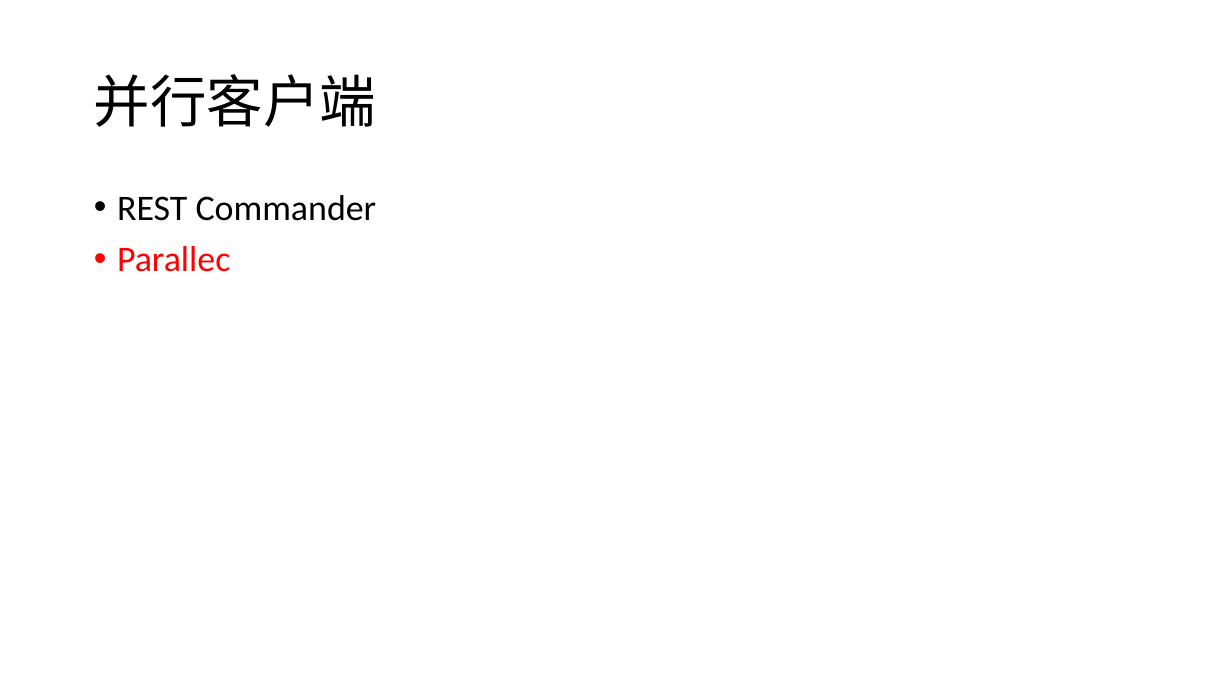
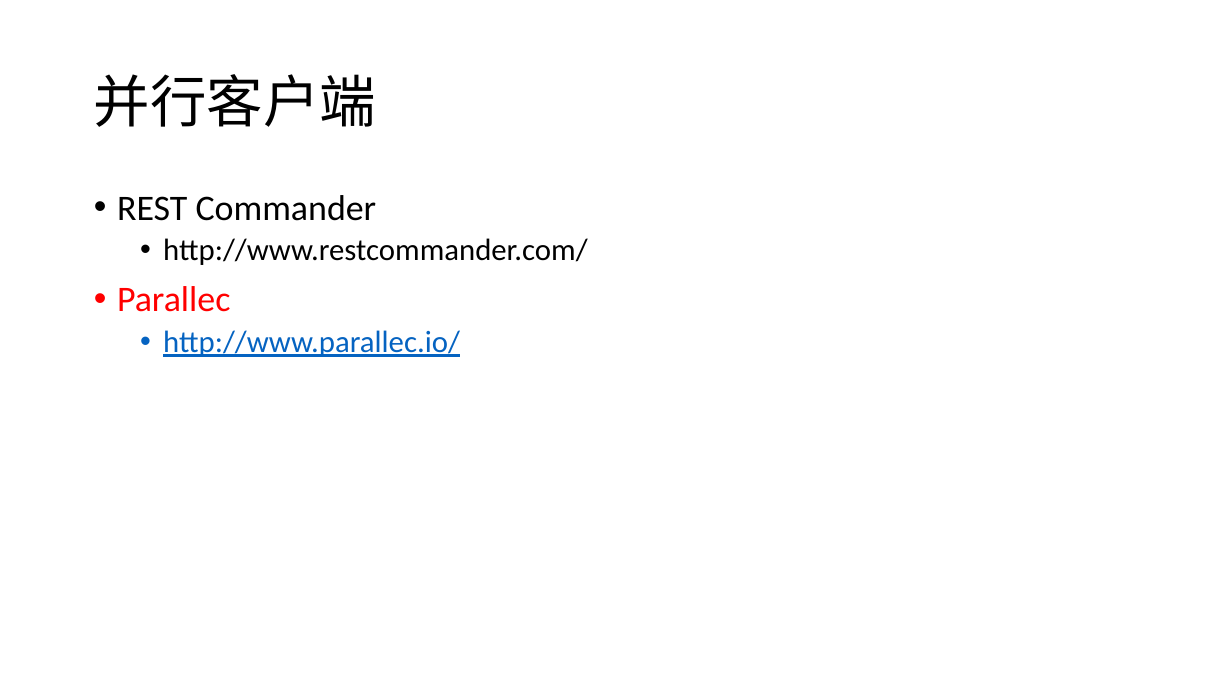
Before and after one commit to 1303575952/ExchangeAgg, a slide deck: slide 11 of doc/Coin.pptx (slide 2 before the commit). Drawn at 1232x693 pixels with LibreOffice and Linux fonts; fonts in the diff are those of the drawing. Boxes give left, top, right and bottom in pixels: in the first picture for what was removed or moved away, otherwise in the second. Text is boxed around its words. In the diff, an @@ line names an element or a change of style, - is before the commit and + after.

```diff
--- a/doc/Coin.pptx
+++ b/doc/Coin.pptx
@@ text at (163,238,587,265): paragraph added @@
+  • http://www.restcommander.com/
@@ text at (163,330,460,357): paragraph added @@
+  • http://www.parallec.io/
```
Also in this commit, not shown: 6 other slides changed, 57 slides added, 22 slides removed, 1 other file.
